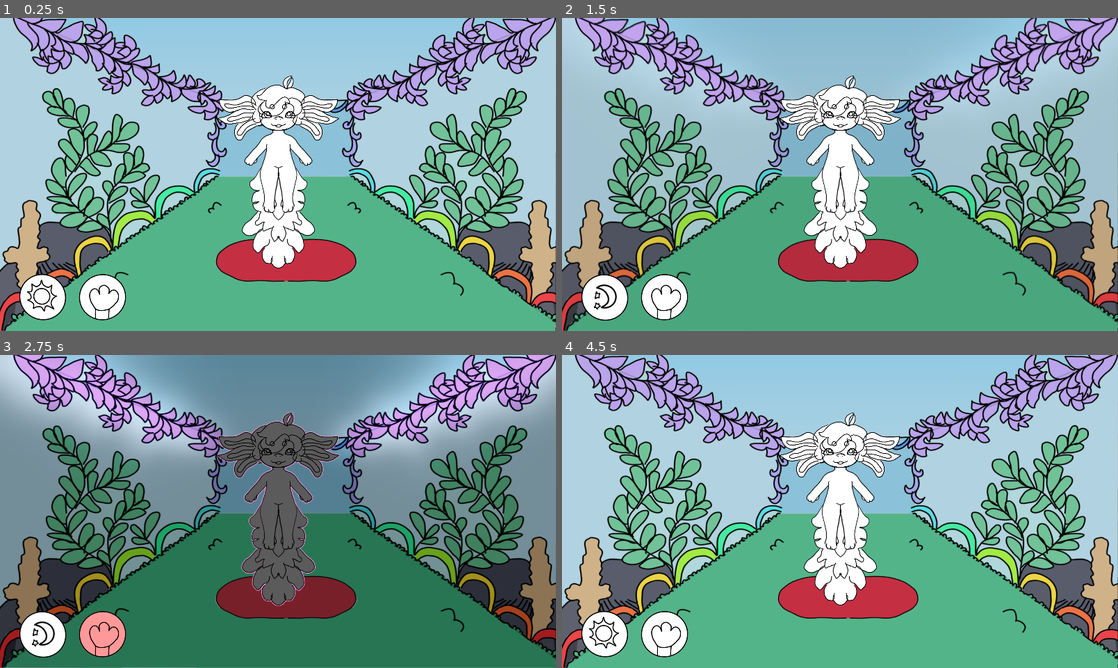
Above: before the commit, frames 1-4 (two rows, left to right).
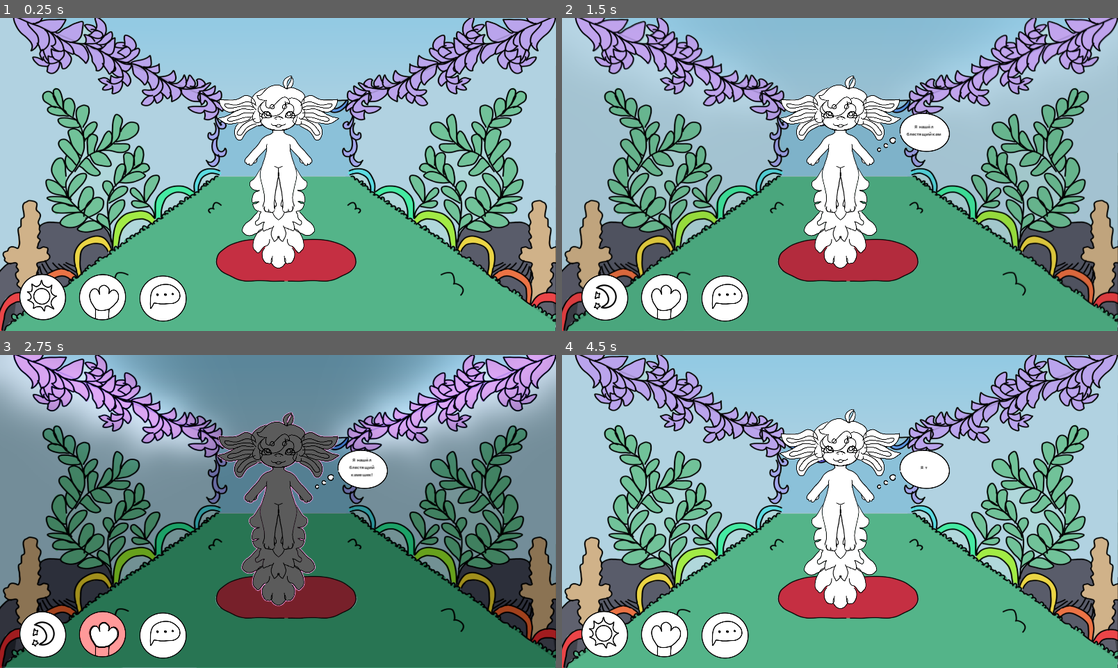
Above: after the commit, the same moments.

Repository: avsiel/clay-axolotl-pet
Game: Godot game, scene res://scenes/main.tscn
Same seed, same stepped clock (60 frames per second), same inputs: the game is played once before the commit and once after it.
Inputs (mouse positions are in pixels of both pictures, inside the frame that each line leads up to):
- Up to frame 1 (0.25 s): no input
- Up to frame 2 (1.5 s): click (723, 299) at 0.52 s; click (606, 296) at 1.25 s
- Up to frame 3 (2.75 s): click (100, 633) at 2 s
- Up to frame 4 (4.5 s): click (606, 633) at 2.75 s; click (662, 633) at 3.5 s; click (723, 636) at 4.27 s

The runs differ from the first frame. In frame 1, 1.0% of the frame differs, in the area x 25-34%, y 82-98%; in frame 2, 1.9%; in frame 3, 2.2%; in frame 4, 4.3%, in the area x 25-70%, y 17-98%.

Commit message:
chat bubble and button, cursor layer, response to stroking

Diff:
--- /dev/null
+++ b/scenes/bubble.tscn
@@ -0,0 +1,34 @@
+[gd_scene load_steps=3 format=3 uid="uid://ckypbonm7k3oq"]
+
+[ext_resource type="Script" path="res://scripts/bubble.gd" id="1_koyvy"]
+[ext_resource type="Texture2D" uid="uid://dkuwq0fn8il0u" path="res://assets/png/bubble.png" id="2_shp5b"]
+
+[node name="bubble" type="Control"]
+layout_mode = 3
+anchors_preset = 0
+offset_left = -72.0
+offset_top = -64.0
+offset_right = 93.0
+offset_bottom = 66.0
+script = ExtResource("1_koyvy")
+
+[node name="BubbleSprite" type="Sprite2D" parent="."]
+position = Vector2(72, 64)
+rotation = 0.23911
+scale = Vector2(0.320312, 0.320312)
+texture = ExtResource("2_shp5b")
+
+[node name="TextLabel" type="Label" parent="."]
+layout_mode = 0
+offset_left = 40.0
+offset_top = -8.0
+offset_right = 170.0
+offset_bottom = 80.0
+theme_override_colors/font_color = Color(0, 0, 0, 1)
+theme_override_font_sizes/font_size = 15
+text = "asdasd"
+horizontal_alignment = 1
+vertical_alignment = 1
+autowrap_mode = 3
+clip_text = true
+max_lines_visible = 4
--- a/scenes/cursors.tscn
+++ b/scenes/cursors.tscn
@@ -6,7 +6,11 @@
 [ext_resource type="Texture2D" uid="uid://t5lmmk7hx3ut" path="res://assets/png/spongeliz.png" id="4_52c8w"]
 [ext_resource type="Texture2D" uid="uid://l0iluewsni5k" path="res://assets/png/hvat.png" id="5_4s2du"]
 
-[node name="cursors" type="Node2D"]
+[node name="cursors" type="Control"]
+layout_mode = 3
+anchors_preset = 0
+offset_right = 90.0
+offset_bottom = 90.0
 script = ExtResource("1_0e6xo")
 
 [node name="PawCursor" type="Sprite2D" parent="."]
--- a/scenes/main.tscn
+++ b/scenes/main.tscn
@@ -7,7 +7,9 @@
 [ext_resource type="Texture2D" uid="uid://btdpu1tmqvr0b" path="res://assets/png/day.png" id="4_5f71x"]
 [ext_resource type="Texture2D" uid="uid://kqxbc21varor" path="res://assets/png/paw.png" id="6_26mo0"]
 [ext_resource type="PackedScene" uid="uid://bxew4y7r7apim" path="res://scenes/particles.tscn" id="7_127h8"]
+[ext_resource type="Texture2D" uid="uid://dl5lxnxunjjgo" path="res://assets/png/chat.png" id="7_k2q7y"]
 [ext_resource type="PackedScene" uid="uid://pkdejmfe81j0" path="res://scenes/cursors.tscn" id="8_vxqe0"]
+[ext_resource type="PackedScene" uid="uid://ckypbonm7k3oq" path="res://scenes/bubble.tscn" id="9_ji6io"]
 
 [node name="Main" type="Node2D"]
 script = ExtResource("1_x00px")
@@ -65,7 +67,29 @@
 ignore_texture_size = true
 stretch_mode = 0
 
+[node name="ChatBtn" type="TextureButton" parent="Ui"]
+anchors_preset = 2
+anchor_top = 1.0
+anchor_bottom = 1.0
+offset_left = 480.0
+offset_top = -195.0
+offset_right = 646.0
+offset_bottom = -31.0
+grow_vertical = 0
+texture_normal = ExtResource("7_k2q7y")
+ignore_texture_size = true
+stretch_mode = 0
+
 [node name="particles" parent="." instance=ExtResource("7_127h8")]
 position = Vector2(960, 456)
 
-[node name="cursors" parent="." instance=ExtResource("8_vxqe0")]
+[node name="bubble" parent="." instance=ExtResource("9_ji6io")]
+offset_left = 1144.0
+offset_top = 352.0
+offset_right = 1320.0
+offset_bottom = 480.0
+
+[node name="CursorLayer" type="CanvasLayer" parent="."]
+layer = 10
+
+[node name="cursors" parent="CursorLayer" instance=ExtResource("8_vxqe0")]
--- /dev/null
+++ b/scripts/bubble.gd
@@ -0,0 +1,82 @@
+extends Control
+
+@onready var text_label: Label = $TextLabel
+
+var typing_timer: Timer
+var line_timer: Timer
+var current_tween: Tween
+
+# Класс для хранения состояния печати
+class TypingState:
+	var text: String
+	var index: int = 0
+	var length: int = 0
+
+	func _init(t: String):
+		text = t
+		length = t.length()
+
+func _ready():
+	visible = false
+	modulate.a = 0.0
+	text_label.text = ""
+
+	typing_timer = Timer.new()
+	typing_timer.wait_time = 0.042
+	typing_timer.one_shot = false
+	add_child(typing_timer)
+
+	line_timer = Timer.new()
+	line_timer.one_shot = true
+	add_child(line_timer)
+
+func show_text(text: String):
+	typing_timer.stop()
+	line_timer.stop()
+
+	if current_tween and current_tween.is_valid():
+		current_tween.kill()
+
+	visible = true
+	modulate.a = 1.0
+	text_label.text = ""
+
+	_type_text(text)
+
+func _type_text(text: String):
+	var state = TypingState.new(text)
+
+	# Очищаем старые подключения
+	if typing_timer.timeout.get_connections().size() > 0:
+		typing_timer.timeout.disconnect(_on_typing_timeout)
+
+	typing_timer.timeout.connect(_on_typing_timeout.bind(state))
+	typing_timer.start()
+
+func _on_typing_timeout(state: TypingState):
+	if state.index >= state.length:
+		typing_timer.stop()
+		var reading_time = maxf(2.0, state.length * 0.065)
+
+		# Правильное отключение сигнала
+		if line_timer.is_connected("timeout", _hide_bubble):
+			line_timer.disconnect("timeout", _hide_bubble)
+		line_timer.timeout.connect(_hide_bubble)
+
+		line_timer.start(reading_time)
+		return
+
+	text_label.text += state.text[state.index]
+	state.index += 1
+
+func _hide_bubble():
+	line_timer.stop()
+
+	current_tween = create_tween()
+	current_tween.tween_property(self, "modulate:a", 0.0, 0.3)
+	await current_tween.finished
+
+	visible = false
+	text_label.text = ""
+	modulate.a = 1.0
+	current_tween = null
--- a/scripts/cursors.gd
+++ b/scripts/cursors.gd
@@ -1,4 +1,4 @@
-extends Node2D
+extends Control  # ← БЫЛО Node2D, СТАЛО Control
 
 @onready var paw_cursor: Sprite2D = $PawCursor
 @onready var net_cursor: Sprite2D = $NetCursor
@@ -6,8 +6,10 @@
 @onready var hvat_cursor: Sprite2D = $HvatCursor
 
 func _ready():
-	# Все курсоры скрыты при старте
 	hide_all()
+	# Для Control z_index работает иначе
+	z_index = 100
+	z_as_relative = false
 
 func hide_all():
 	if paw_cursor: paw_cursor.visible = false
@@ -40,4 +42,5 @@
 			cursor = hvat_cursor
 
 	if cursor:
-		cursor.global_position = get_global_mouse_position()
+		# Для Control используем position вместо global_position
+		cursor.position = get_local_mouse_position()
--- a/scripts/main.gd
+++ b/scripts/main.gd
@@ -5,9 +5,11 @@
 @onready var axolotl: Node2D = $Axolotl
 @onready var day_night_btn: TextureButton = $Ui/DayNightBtn
 @onready var paw_btn: TextureButton = $Ui/PawBtn
-@onready var cursors: Node2D = $cursors
+@onready var chat_btn: TextureButton = $Ui/ChatBtn
+@onready var cursors: Control = $CursorLayer/cursors  # ← ИСПРАВЛЕННЫЙ ПУТЬ
 @onready var particles: Node2D = $particles
 @onready var outline_poly: Polygon2D = $Axolotl/OutlinePoly
+@onready var bubble: Control = $bubble
 
 var is_night: bool = false
 var is_paw_mode: bool = false
@@ -20,9 +22,51 @@
 # ====== СИСТЕМА ИНТЕНСИВНОСТИ ГЛАЖКИ ======
 var last_mouse_pos: Vector2 = Vector2.ZERO
 var mouse_velocity: Vector2 = Vector2.ZERO
-var pet_intensity: float = 0.0  # 0.0 - 1.0+, накапливается при быстром движении
-var intensity_decay: float = 2.0  # Насколько быстро падает интенсивность
-var intensity_buildup: float = 0.15  # Насколько быстро растёт при движении
+var pet_intensity: float = 0.0
+var intensity_decay: float = 2.0
+var intensity_buildup: float = 0.15
+
+# ====== ФРАЗЫ ПРИ ГЛАЖКЕ (неповторяющиеся) ======
+var available_phrase_indices: Array[int] = []
+var all_phrases: Array[String] = [
+	"М-м-м, приятно!",
+	"Ещё погладь, пожалуйста!",
+	"Твоя лапка такая тёплая!",
+	"Я таю от нежности!",
+	"Это лучший массаж!",
+	"Мурлычу... булькаю...",
+	"Не останавливайся!",
+	"Я счастливый пластилин!",
+	"Ты меня балуешь!",
+	"Люблю, когда меня гладят!"
+]
+
+# ====== СПЕЦИАЛЬНЫЕ ФРАЗЫ (неповторяющиеся) ======
+var available_special_indices: Array[int] = []
+var special_phrases: Array[String] = [
+	"Привет, хозяин! Я соскучился!",
+	"В воде сегодня так уютно...",
+	"Знаешь секрет? Жабры — это антенны для милоты!",
+	"Я нашёл блестящий камешек! Держи!",
+	"Буль-буль! Это значит 'я тебя люблю'!",
+	"Хозяин, а можно ещё креветок?",
+	"Я тут подумал... ты самый лучший!",
+	"Видел рыбку? Она мне подмигнула!",
+	"Мои жабры шевелятся от счастья!",
+	"Пластилиновые объятия тебе!",
+	"Я нарисовал пузырьками сердечко!",
+	"Ты пришёл! Я так рад!",
+	"Вода тёплая, как твоя улыбка!",
+	"Я спрятал сокровище под камнем!",
+	"Булькаю мелодию для тебя!",
+	"Хозяин, обними меня лапкой!",
+	"Я аксолотль, я мокрый и счастливый!",
+	"Сегодня отличный день для плавания!",
+	"Ты заметил, как я красиво поплыл?",
+	"Пузыри, пузыри, везде пузыри!"
+]
+
+var axolotl_original_scale: Vector2 = Vector2.ONE
 
 func _ready():
 	bg_day.texture = load("res://assets/png/bg.png")
@@ -34,26 +78,29 @@
 		day_night_btn.pressed.connect(_on_day_night_pressed)
 	if paw_btn:
 		paw_btn.pressed.connect(_on_paw_pressed)
+	if chat_btn:
+		chat_btn.pressed.connect(_on_chat_pressed)
 
 	last_mouse_pos = get_global_mouse_position()
+
+	_refill_phrase_indices()
+	_refill_special_indices()
+
+	axolotl_original_scale = axolotl.scale
 
 func _process(delta):
 	if is_paw_mode:
 		cursors.follow_mouse("paw")
 
-	# Отслеживаем скорость движения мыши
 	var current_mouse = get_global_mouse_position()
 	mouse_velocity = (current_mouse - last_mouse_pos) / delta
 	last_mouse_pos = current_mouse
 
-	# Интенсивность падает со временем
 	pet_intensity = maxf(0.0, pet_intensity - intensity_decay * delta)
 
-	# Если гладим (зажата ЛКМ и мышь над аксолотлем) — накапливаем интенсивность
 	if is_paw_mode and Input.is_mouse_button_pressed(MOUSE_BUTTON_LEFT):
 		var axolotl_rect = axolotl.get_global_rect()
 		if axolotl_rect.has_point(current_mouse):
-			# Чем резче движение, тем быстрее растёт интенсивность
 			var speed = mouse_velocity.length()
 			var boost = clampf(speed / 500.0, 0.0, 1.0) * intensity_buildup
 			pet_intensity = clampf(pet_intensity + boost, 0.0, 2.0)
@@ -69,7 +116,7 @@
 			else:
 				axolotl.set_sprite("normal")
 				axolotl.stop_wobble()
-				pet_intensity = 0.0  # Сброс при отпускании
+				pet_intensity = 0.0
 
 	if event is InputEventMouseMotion and Input.is_mouse_button_pressed(MOUSE_BUTTON_LEFT):
 		_check_petting()
@@ -112,6 +159,26 @@
 		axolotl.set_sprite("normal")
 		axolotl.stop_wobble()
 
+func _on_chat_pressed():
+	_play_speech_animation()
+	_say_special_phrase()
+
+func _play_speech_animation():
+	if axolotl.has_meta("speech_tween"):
+		var old_tween = axolotl.get_meta("speech_tween")
+		if old_tween and old_tween.is_valid():
+			old_tween.kill()
+
+	axolotl.scale = axolotl_original_scale
+
+	var tween = create_tween()
+	axolotl.set_meta("speech_tween", tween)
+
+	tween.tween_property(axolotl, "scale", axolotl_original_scale * Vector2(1.0, 1.05), 0.3).set_ease(Tween.EASE_OUT).set_trans(Tween.TRANS_QUAD)
+	tween.tween_property(axolotl, "scale", axolotl_original_scale, 0.1).set_ease(Tween.EASE_IN).set_trans(Tween.TRANS_QUAD)
+
+	await tween.finished
+
 func _check_petting():
 	var axolotl_rect = axolotl.get_global_rect()
 	var mouse_pos = get_global_mouse_position()
@@ -127,5 +194,38 @@
 	axolotl.wobble()
 	pet_count += 1
 
+	var now_ms = Time.get_unix_time_from_system() * 1000
+	if now_ms - last_pet_speech_time > 8000 and randf() < 0.03:
+		last_pet_speech_time = now_ms
+		_say_pet_phrase()
+
 	if particles and outline_poly:
 		particles.spawn_hearts_inside(outline_poly, pet_intensity)
+
+func _refill_phrase_indices():
+	available_phrase_indices.clear()
+	for i in range(all_phrases.size()):
+		available_phrase_indices.append(i)
+	available_phrase_indices.shuffle()
+
+func _say_pet_phrase():
+	if available_phrase_indices.is_empty():
+		_refill_phrase_indices()
+
+	var phrase_index = available_phrase_indices.pop_back()
+	var phrase = all_phrases[phrase_index]
+	bubble.show_text(phrase)
+
+func _refill_special_indices():
+	available_special_indices.clear()
+	for i in range(special_phrases.size()):
+		available_special_indices.append(i)
+	available_special_indices.shuffle()
+
+func _say_special_phrase():
+	if available_special_indices.is_empty():
+		_refill_special_indices()
+
+	var phrase_index = available_special_indices.pop_back()
+	var phrase = special_phrases[phrase_index]
+	bubble.show_text(phrase)
Not shown: 1 places in scenes/main.tscn that only renumber resources
